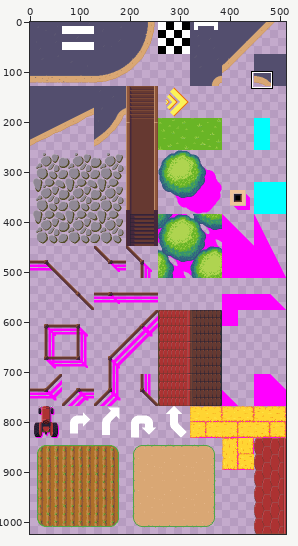
Pixel-art file: core/assets-src/maps/country.ase. Above: a wide view before the commit, with the close-up outlined.
Close-up. First the earlier version:
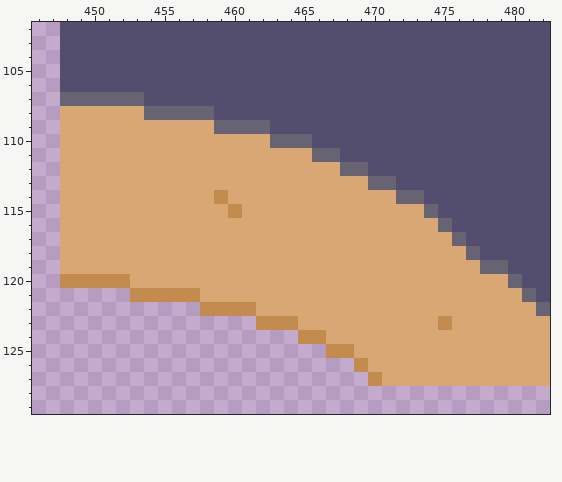
512x1024 pixels, 1 frame. Shown: x 446..482, y 102..129.
After:
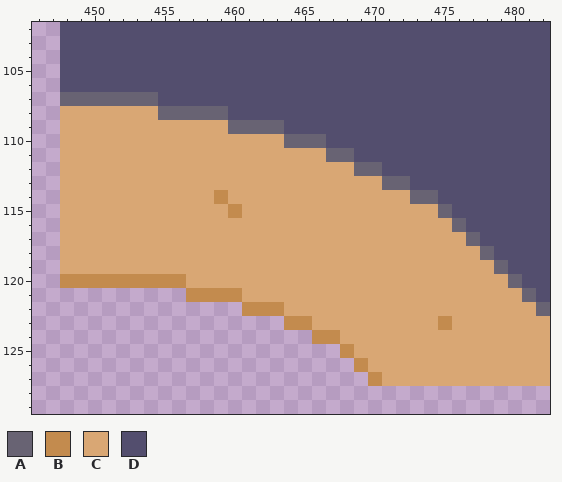
Palette (. is transparent): A #686373  B #c38b4e  C #d9a774  D #534e6e
Author's note on the commit: Tweak curve tile
Change:
@@ x 446..482 @@
 106 ..DDDDDDDDDDDDDDDDDDDDDDDDDDDDDDDDDDD
-107 ..AAAAAADDDDDDDDDDDDDDDDDDDDDDDDDDDDD
-108 ..CCCCCCAAAAADDDDDDDDDDDDDDDDDDDDDDDD
-109 ..CCCCCCCCCCCAAAADDDDDDDDDDDDDDDDDDDD
-110 ..CCCCCCCCCCCCCCCAAADDDDDDDDDDDDDDDDD
-111 ..CCCCCCCCCCCCCCCCCCAADDDDDDDDDDDDDDD
-112 ..CCCCCCCCCCCCCCCCCCCCAADDDDDDDDDDDDD
-113 ..CCCCCCCCCCCCCCCCCCCCCCAADDDDDDDDDDD
-114 ..CCCCCCCCCCCBCCCCCCCCCCCCAADDDDDDDDD
-115 ..CCCCCCCCCCCCBCCCCCCCCCCCCCADDDDDDDD
-116 ..CCCCCCCCCCCCCCCCCCCCCCCCCCCADDDDDDD
-117 ..CCCCCCCCCCCCCCCCCCCCCCCCCCCCADDDDDD
-118 ..CCCCCCCCCCCCCCCCCCCCCCCCCCCCCADDDDD
-119 ..CCCCCCCCCCCCCCCCCCCCCCCCCCCCCCAADDD
-120 ..BBBBBCCCCCCCCCCCCCCCCCCCCCCCCCCCADD
-121 .......BBBBBCCCCCCCCCCCCCCCCCCCCCCCAD
-122 ............BBBBCCCCCCCCCCCCCCCCCCCCA
-123 ................BBBCCCCCCCCCCBCCCCCCC
-124 ...................BBCCCCCCCCCCCCCCCC
-125 .....................BBCCCCCCCCCCCCCC
+107 ..AAAAAAADDDDDDDDDDDDDDDDDDDDDDDDDDDD
+108 ..CCCCCCCAAAAADDDDDDDDDDDDDDDDDDDDDDD
+109 ..CCCCCCCCCCCCAAAADDDDDDDDDDDDDDDDDDD
+110 ..CCCCCCCCCCCCCCCCAAADDDDDDDDDDDDDDDD
+111 ..CCCCCCCCCCCCCCCCCCCAADDDDDDDDDDDDDD
+112 ..CCCCCCCCCCCCCCCCCCCCCAADDDDDDDDDDDD
+113 ..CCCCCCCCCCCCCCCCCCCCCCCAADDDDDDDDDD
+114 ..CCCCCCCCCCCBCCCCCCCCCCCCCAADDDDDDDD
+115 ..CCCCCCCCCCCCBCCCCCCCCCCCCCCADDDDDDD
+116 ..CCCCCCCCCCCCCCCCCCCCCCCCCCCCADDDDDD
+117 ..CCCCCCCCCCCCCCCCCCCCCCCCCCCCCADDDDD
+118 ..CCCCCCCCCCCCCCCCCCCCCCCCCCCCCCADDDD
+119 ..CCCCCCCCCCCCCCCCCCCCCCCCCCCCCCCADDD
+120 ..BBBBBBBBBCCCCCCCCCCCCCCCCCCCCCCCADD
+121 ...........BBBBCCCCCCCCCCCCCCCCCCCCAD
+122 ...............BBBCCCCCCCCCCCCCCCCCCA
+123 ..................BBCCCCCCCCCBCCCCCCC
+124 ....................BBCCCCCCCCCCCCCCC
+125 ......................BCCCCCCCCCCCCCC
 126 .......................BCCCCCCCCCCCCC
Boxes around the changes in both close-ups, in picture pixels (x1, y1, x2, y2):
changed: (144, 92, 158, 120)
changed: (214, 106, 494, 274)
changed: (130, 274, 340, 358)
